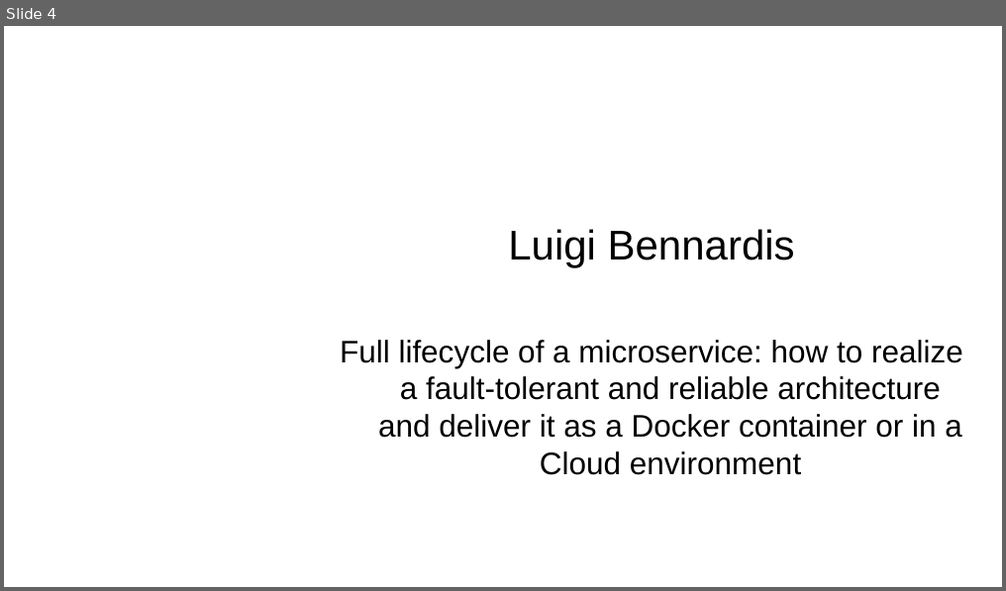
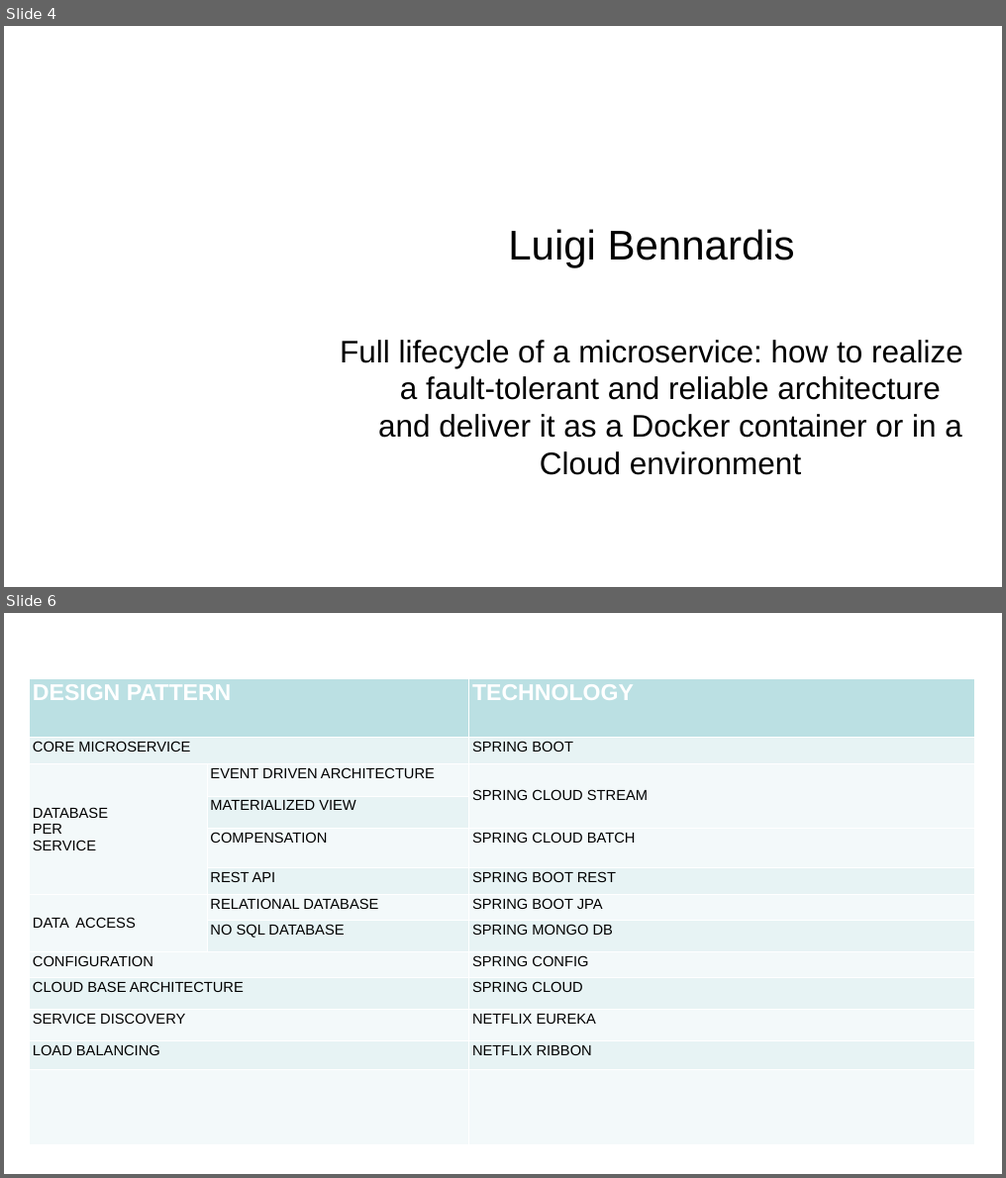
Before and after one commit to lbennardis/microS_code2016_DOCS, a slide deck: luigiBennardisMicroservices.ppt. Shown one above the other, each under a label of ours: slide 4 before the commit, slides 4 and 6 after it; the slides between them are not shown. The pictures are 1006x591 and 1006x1178 pixels, drawn with LibreOffice and Linux fonts; fonts in the diff are those of the drawing; background and template pictures are left out. Boxes give left, top, right and bottom in pixels: in the first picture for what was removed or moved away, otherwise in the second. Text is boxed around its words. In the diff, an @@ line names an element or a change of style, - is before the commit and + after.

```diff
--- a/luigiBennardisMicroservices.ppt
+++ b/luigiBennardisMicroservices.ppt
@@ slide 6 added at box(4, 613, 1002, 1174), background picture (left out) @@
@@ table added at box(29, 678, 974, 1091), 13 rows, 3 columns @@
+DESIGN PATTERN |  | TECHNOLOGY
+CORE MICROSERVICE |  | SPRING BOOT
+DATABASE / PER / SERVICE | EVENT DRIVEN ARCHITECTURE | SPRING CLOUD STREAM
+ | MATERIALIZED VIEW | 
+ | COMPENSATION | SPRING CLOUD BATCH
+ | REST API | SPRING BOOT REST
+DATA ACCESS | RELATIONAL DATABASE | SPRING BOOT JPA
+ | NO SQL DATABASE | SPRING MONGO DB
+CONFIGURATION |  | SPRING CONFIG
+CLOUD BASE ARCHITECTURE |  | SPRING CLOUD
+SERVICE DISCOVERY |  | NETFLIX EUREKA
+LOAD BALANCING |  | NETFLIX RIBBON
+ |  | 
```
Also in this commit, not shown: 1 other slide added.
